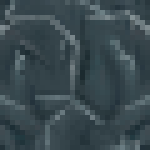
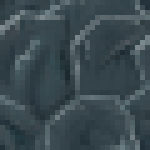
Comparing the layer stacks of the two 150 × 150 images. Changes:
hid "corner_bottomleft" over bbox(5, 0, 150, 150)
hid "tip" over bbox(5, 0, 150, 150)
hid "corner_bottomright" over bbox(5, 0, 145, 145)
hid "corner_topleft" over bbox(5, 5, 150, 150)
hid "corner_topright" over bbox(5, 5, 150, 150)
